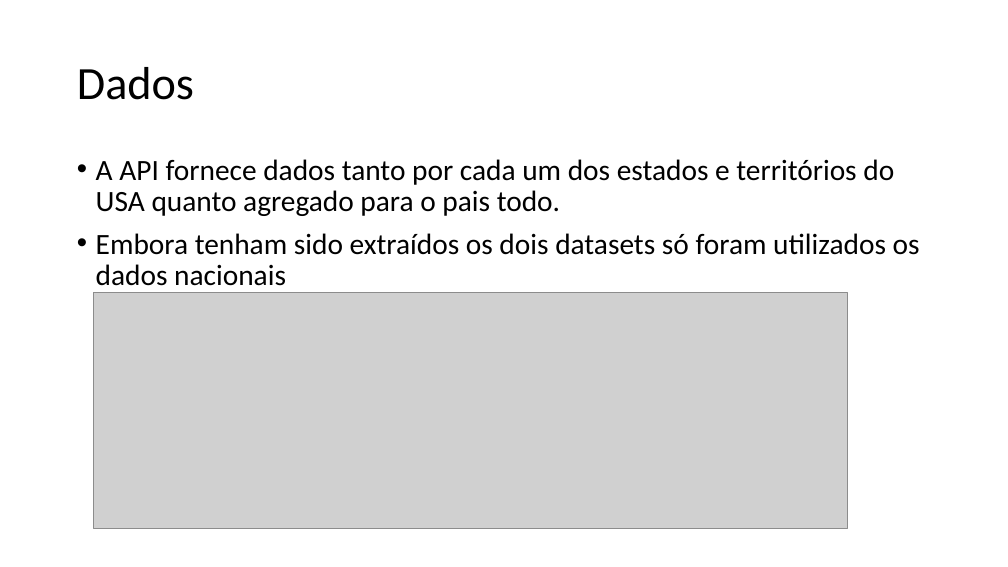
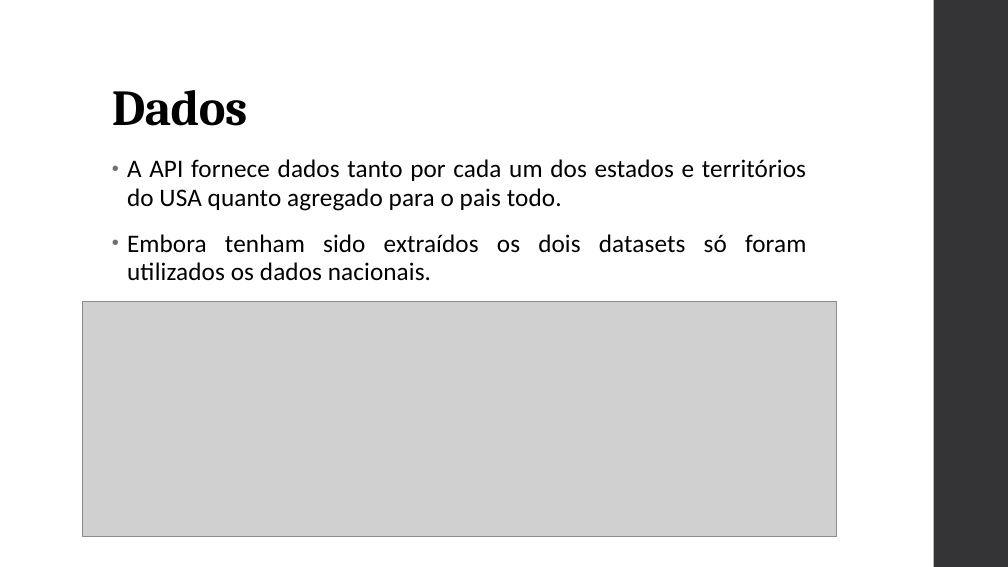
Before and after one commit to rodrigo-neumann/Stone-Age-Covid-project, a slide deck: slide 3 of Stone Age_apresentação.pptx. Drawn at 1008x567 pixels with LibreOffice and Linux fonts; fonts in the diff are those of the drawing; grey boxes stand for pictures. Boxes give left, top, right and bottom in pixels: in the first picture for what was removed or moved away, otherwise in the second. Text is boxed around its words. In the diff, an @@ line names an element or a change of style, - is before the commit and + after.

```diff
--- a/Stone Age_apresentação.pptx
+++ b/Stone Age_apresentação.pptx
@@ rectangle added at (x1=934, y1=0, x2=1008, y2=567), fill #353537 @@
@@ title "Dados" moved from (x1=77, y1=67, x2=194, y2=100) to (x1=112, y1=90, x2=248, y2=126) @@
@@ title "Dados" at (x1=112, y1=90, x2=248, y2=126): size 44 to 48 pt, font Calibri to Cambria, letter spacing 0 to -0.5 pt, bold on; vertical alignment middle to bottom @@
@@ text "A API fornece dados tanto ..." moved from (x1=96, y1=159, x2=920, y2=293) to (x1=127, y1=159, x2=806, y2=281) @@
@@ text at (x1=127, y1=159, x2=806, y2=211): size 28 to 24 pt, letter spacing 0 to 0.1 pt in "A API fornece dados tanto por cada ..."; alignment left to justified; indent changed; line spacing 0.9 to 0.95; more space between paragraphs @@
@@ text at (x1=127, y1=234, x2=806, y2=281): text changed; size 28 to 24 pt @@
-• Embora tenham sido extraídos os dois datasets só foram utilizados os dados nacionais
+• Embora tenham sido extraídos os dois datasets só foram utilizados os dados nacionais.
@@ picture moved from (x1=93, y1=293, x2=848, y2=528) to (x1=82, y1=302, x2=837, y2=537) @@
```
Also in this commit, not shown: 17 other slides changed, 1 slide added, 1 slide removed.
